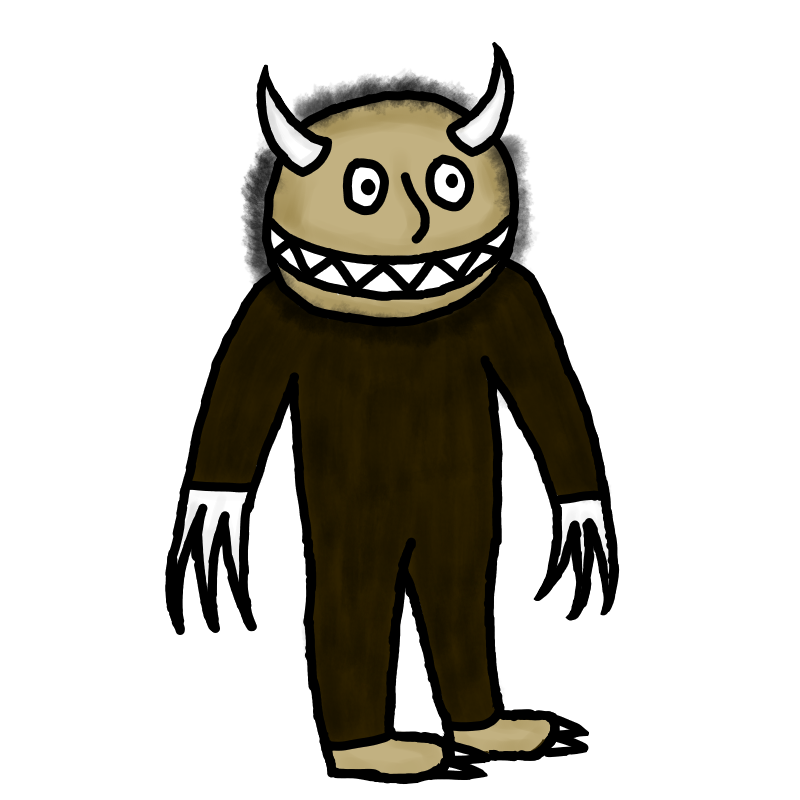
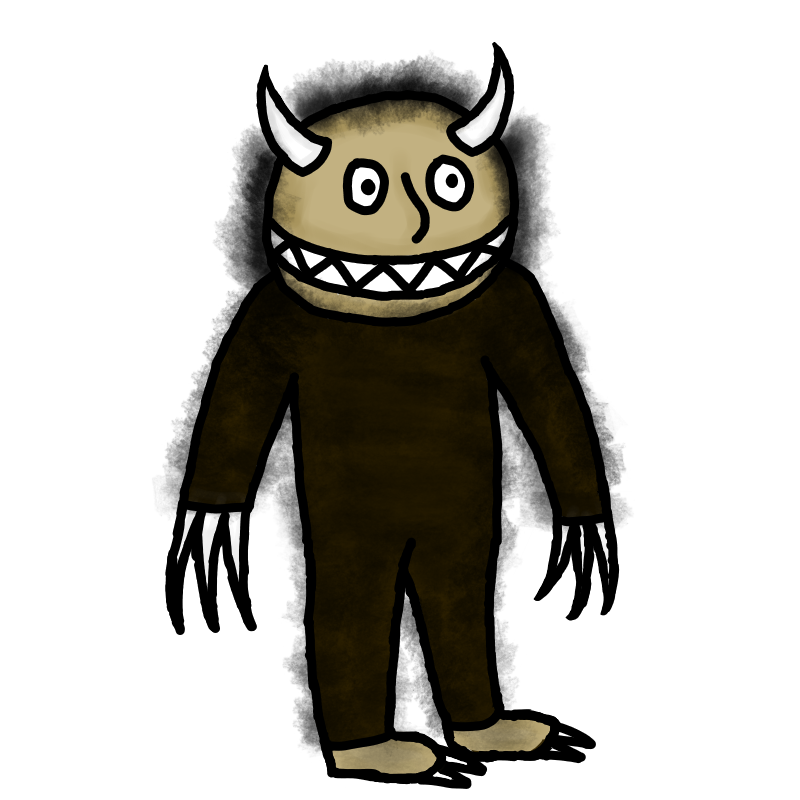
Layer changes from the first 800×800 image to the second:
painted on "outline" over [152, 49, 634, 789]
painted on "fuzz" over [152, 49, 634, 789]
painted on "detail" over [152, 49, 634, 789]
painted on "fill" over [152, 64, 634, 789]
